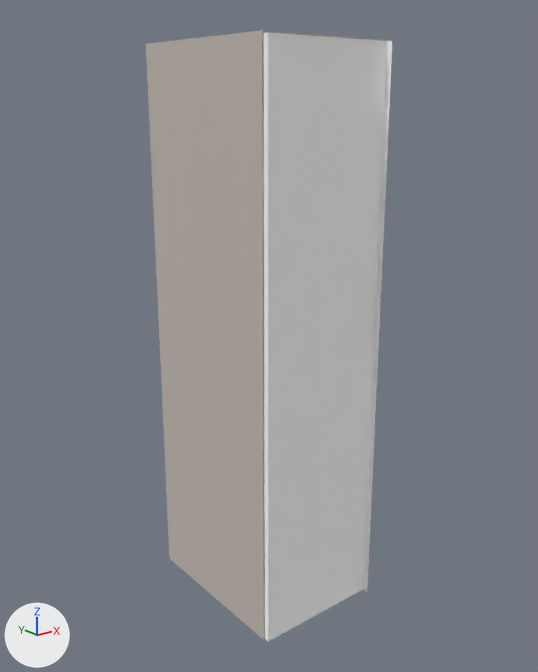
Two versions of the glTF model 3d-block-customizer/models/12.glb, one commit apart.
Before and after are seen from a camera (50 mm lens) standing at (-20.987, -1.539, -0.37) and looking at (-19.537, 0.273, -1.095). Every picture has the same lights, and +X, +Y and +Z are marked at lower left. Where no turn or scale is listed for an object, it has been applied to the vertices. Vertices at the same position are counted once.
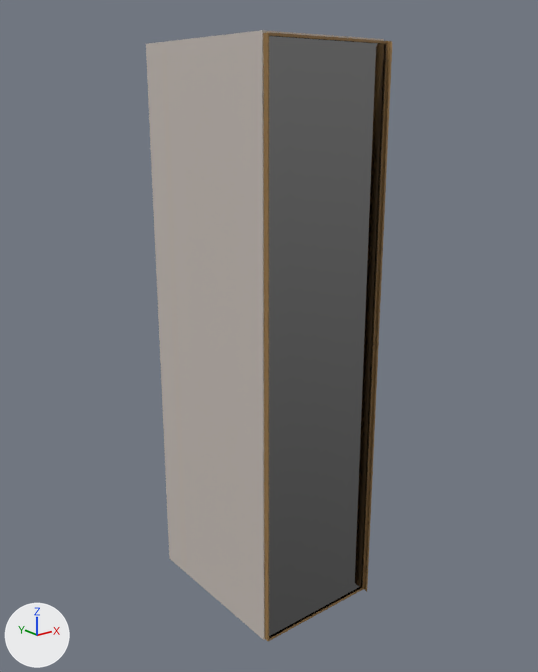
The change in detail:
Picture 'Ekran Alıntısı' (img_ekran_alıntısı) is new.
Material 'Reflecta Gray Glass' (mat_reflecta_gray_glass) is new.
Its base color is (0.339, 0.339, 0.339) (grey #9d9d9d).
Its metallic is 1.0.
Its roughness is 0.0.
Material 'Material.004' (mat_material_004) is new.
Its texture is img_ekran_alıntısı.
me_object_13_005 is used by ob_object_13_002; location (-38.933, 0.586, -2.0).
me_object_13_005 had 1318 vertices, 2672 faces and spanned x 19.17..19.6, y -0.57..0.0, z 0.0..1.8.
me_object_13_005 now has 15524 vertices, 30564 faces and spans x 19.17..19.6, y -0.61..0.0, z 0.0..1.8.
me_object_13_005 part 1: a new loose piece of 13500 vertices spanning x 19.17..19.6, y -0.61..-0.57, z 0.0..1.79, in mat_material_004 (picture img_ekran_alıntısı).
me_object_13_005 part 2: a new loose piece of 687 vertices spanning x 19.17..19.6, y -0.59..-0.58, z 0.01..1.79.
me_object_13_005 now uses material mat_material_004 (picture img_ekran_alıntısı).
me_object_13_005 now uses material mat_reflecta_gray_glass (grey #9d9d9d).
Object 'Object_1.009' (ob_object_1_009) is deleted.

What differs and where, as boxes [x1, y1, x2, y2] in the pictures (538 x 672 px):
'Object_1.009', deleted: before [264, 32, 392, 642]
    faces in mat_glass___optimized (white #ffffff): [269, 36, 387, 639]
    faces in mat_old_gold_procedural (white #ffffff): [264, 32, 392, 642]
part 1 of me_object_13_005, added (brown): after [263, 32, 392, 641]
part 2 of me_object_13_005, added: after [269, 36, 386, 639]
